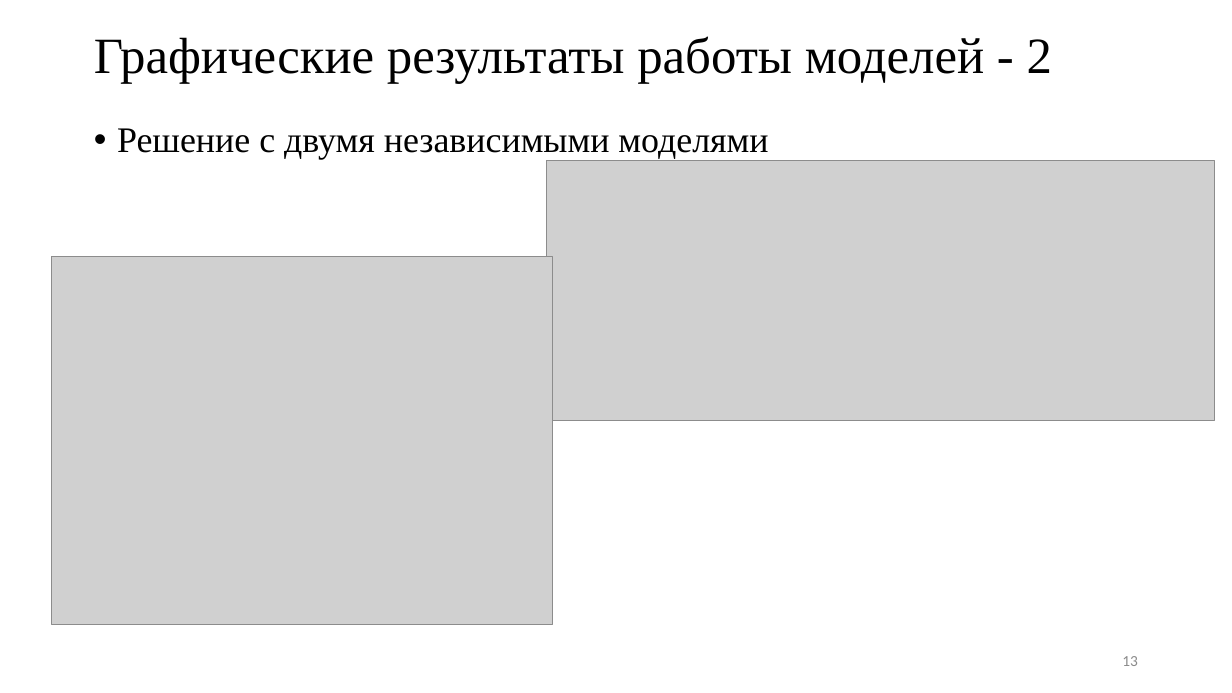
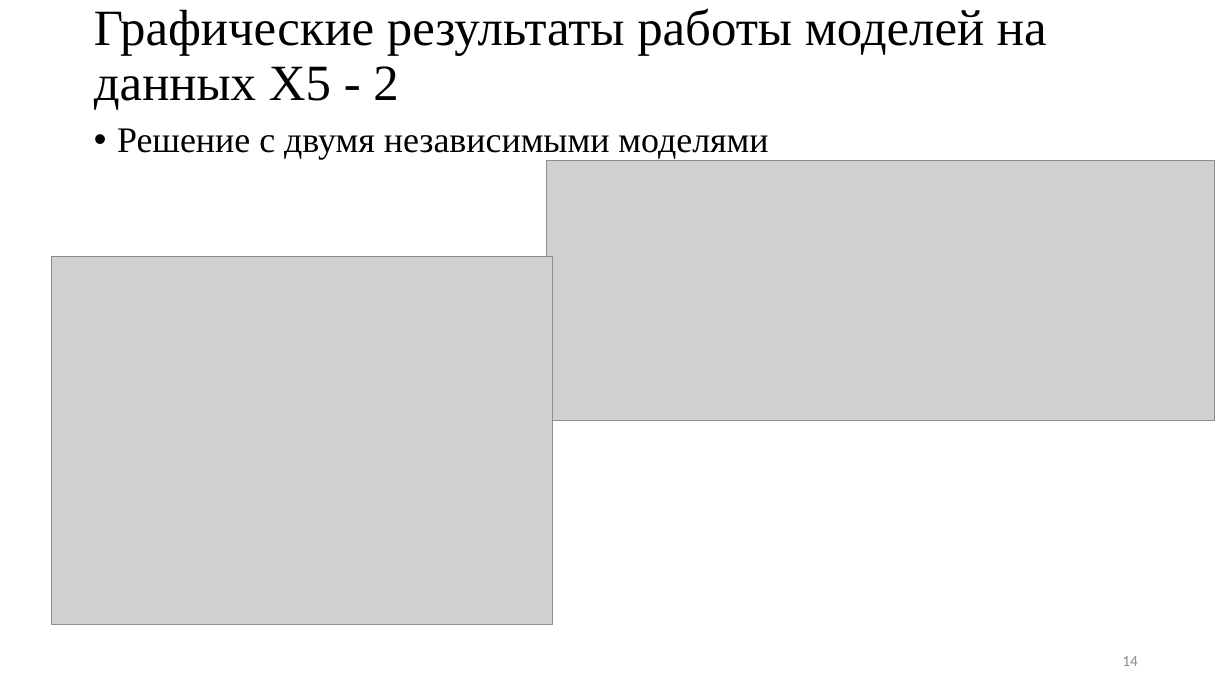
Before and after one commit to JacKira/MastersDegree, a slide deck: slide 14 of Отчет_4_сем/Презентация Фейзуллин 201.pptx (slide 13 before the commit). Drawn at 1232x693 pixels with LibreOffice and Linux fonts; fonts in the diff are those of the drawing; grey boxes stand for pictures. Boxes give left, top, right and bottom in pixels: in the first picture for what was removed or moved away, otherwise in the second. Text is boxed around its words. In the diff, an @@ line names an element or a change of style, - is before the commit and + after.

```diff
--- a/Отчет_4_сем/Презентация Фейзуллин 201.pptx
+++ b/Отчет_4_сем/Презентация Фейзуллин 201.pptx
@@ title at bbox=[94, 8, 1047, 110]: text changed @@
-Графические результаты работы моделей - 2
+Графические результаты работы моделей на данных X5 - 2
@@ page number at bbox=[1122, 656, 1138, 666]: text changed @@
-13
+14
```
Also in this commit, not shown: 4 other slides changed, 9 slides added, 1 slide removed, 1 other file.
